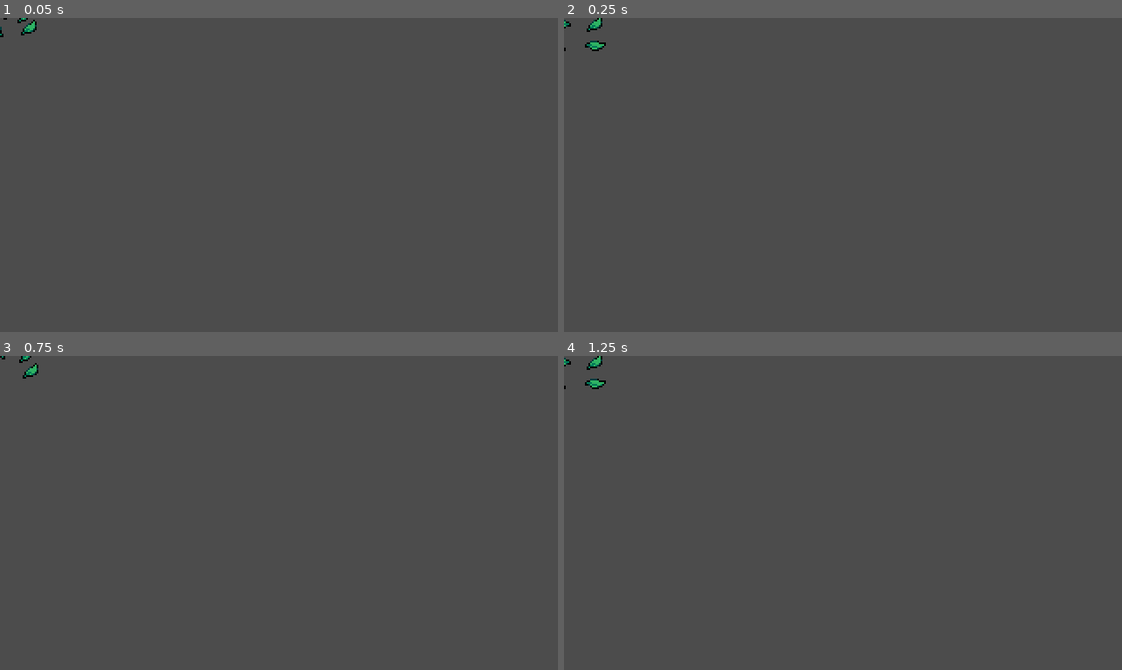
Above: before the commit, frames 1-4 (two rows, left to right).
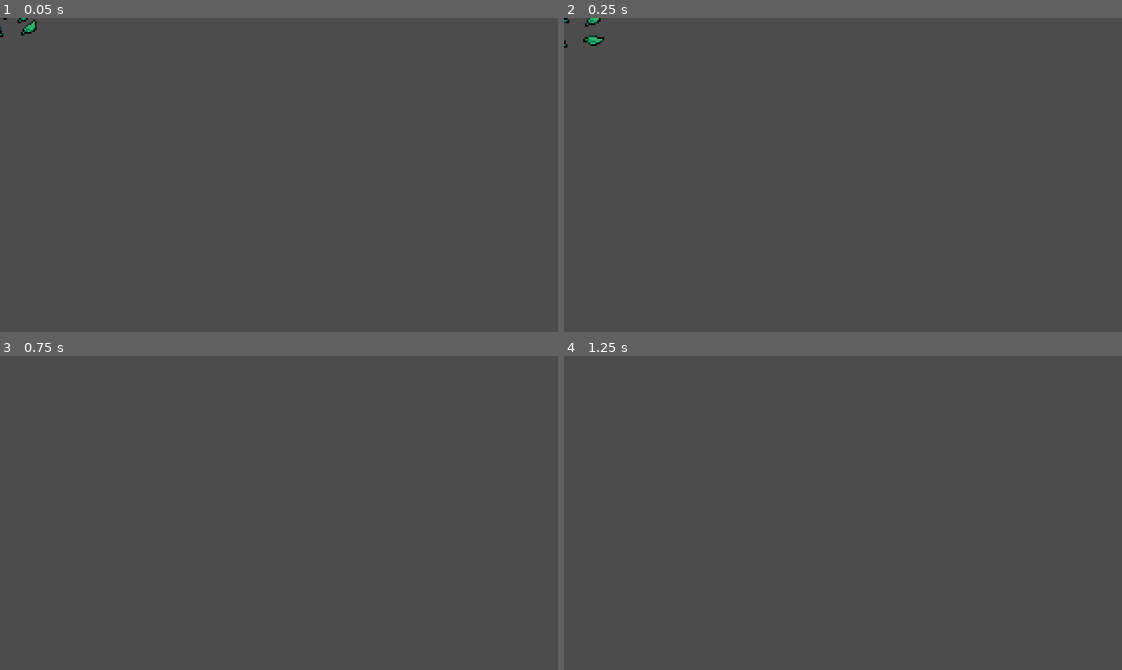
Above: after the commit, the same moments.

Repository: jubou/Action-RPG-Tuto
Game: Godot game, scene res://Effects/GrassEffect.tscn
Same seed, same stepped clock (60 frames per second), same inputs: the game is played once before the commit and once after it. This scene is started directly instead of the project's main scene.
Inputs (mouse positions are in pixels of both pictures, inside the frame that each line leads up to):
- Up to frame 1 (0.05 s): no input
- Up to frame 2 (0.25 s): no input
- Up to frame 3 (0.75 s): move the mouse to (401, 497) at 0.52 s; hold Right (ui_right) from 0.53 s (still down); click (401, 497) at 0.6 s
- Up to frame 4 (1.25 s): keep holding Right (ui_right)

Frame 1 is identical in both runs. In frame 2, 0.3% of the frame differs, in the area x 0-8%, y 0-11%; in frame 3, 0.1%; in frame 4, 0.2%.

Commit message:
Set death effect for bat

Diff:
--- a/Effects/Effect.gd
+++ b/Effects/Effect.gd
@@ -2,8 +2,9 @@
 
 
 func _ready():
+	connect("animation_finished", self, "_on_animation_finished")
 	play("grass-destroyed")
 
 
-func _on_AnimatedSprite_animation_finished():
+func _on_animation_finished():
 	queue_free()
--- /dev/null
+++ b/Effects/EnemyDeathEffect.tscn
@@ -0,0 +1,58 @@
+[gd_scene load_steps=14 format=2]
+
+[ext_resource path="res://Effects/Effect.gd" type="Script" id=1]
+[ext_resource path="res://Effects/EnemyDeathEffect.png" type="Texture" id=2]
+
+[sub_resource type="AtlasTexture" id=1]
+atlas = ExtResource( 2 )
+region = Rect2( 0, 0, 32, 32 )
+
+[sub_resource type="AtlasTexture" id=2]
+atlas = ExtResource( 2 )
+region = Rect2( 32, 0, 32, 32 )
+
+[sub_resource type="AtlasTexture" id=3]
+atlas = ExtResource( 2 )
+region = Rect2( 64, 0, 32, 32 )
+
+[sub_resource type="AtlasTexture" id=4]
+atlas = ExtResource( 2 )
+region = Rect2( 96, 0, 32, 32 )
+
+[sub_resource type="AtlasTexture" id=5]
+atlas = ExtResource( 2 )
+region = Rect2( 128, 0, 32, 32 )
+
+[sub_resource type="AtlasTexture" id=6]
+atlas = ExtResource( 2 )
+region = Rect2( 160, 0, 32, 32 )
+
+[sub_resource type="AtlasTexture" id=7]
+atlas = ExtResource( 2 )
+region = Rect2( 192, 0, 32, 32 )
+
+[sub_resource type="AtlasTexture" id=8]
+atlas = ExtResource( 2 )
+region = Rect2( 224, 0, 32, 32 )
+
+[sub_resource type="AtlasTexture" id=9]
+atlas = ExtResource( 2 )
+region = Rect2( 256, 0, 32, 32 )
+
+[sub_resource type="AtlasTexture" id=10]
+atlas = ExtResource( 2 )
+region = Rect2( 288, 0, 32, 32 )
+
+[sub_resource type="SpriteFrames" id=11]
+animations = [ {
+"frames": [ SubResource( 1 ), SubResource( 2 ), SubResource( 3 ), SubResource( 4 ), SubResource( 5 ), SubResource( 6 ), SubResource( 7 ), SubResource( 8 ), SubResource( 9 ), SubResource( 10 ) ],
+"loop": true,
+"name": "death-effect",
+"speed": 10.0
+} ]
+
+[node name="EnemyDeathEffect" type="AnimatedSprite"]
+frames = SubResource( 11 )
+animation = "death-effect"
+offset = Vector2( 0, -8 )
+script = ExtResource( 1 )
--- a/Effects/GrassEffect.tscn
+++ b/Effects/GrassEffect.tscn
@@ -28,7 +28,7 @@
 "frames": [ SubResource( 1 ), SubResource( 2 ), SubResource( 3 ), SubResource( 4 ), SubResource( 5 ) ],
 "loop": true,
 "name": "grass-destroyed",
-"speed": 15.0
+"speed": 10.0
 } ]
 
 [node name="GrassEffect" type="AnimatedSprite"]
--- a/Enemies/Bat.gd
+++ b/Enemies/Bat.gd
@@ -1,5 +1,6 @@
 extends KinematicBody2D
 
+const EnemyDeathEffect = preload("res://Effects/EnemyDeathEffect.tscn")
 const KNOCKBACK_SPEED = 150
 const KNOCKBACK_FRICTION = 300
 
@@ -22,3 +23,6 @@
 
 func _on_Stats_no_health():
 	queue_free()
+	var enemyDeathEffect = EnemyDeathEffect.instance()
+	get_parent().add_child(enemyDeathEffect)
+	enemyDeathEffect.global_position = global_position
--- a/World/Grass.gd
+++ b/World/Grass.gd
@@ -1,10 +1,10 @@
 extends Node2D
+const GrassEffect = preload("res://Effects/GrassEffect.tscn")
+
 
 func create_grass_effect():
-	var GrassEffect = load("res://Effects/GrassEffect.tscn")
 	var grassEffect = GrassEffect.instance()
-	var world = get_tree().current_scene
-	world.add_child(grassEffect)
+	get_parent().add_child(grassEffect)
 	grassEffect.global_position = global_position
 
 
